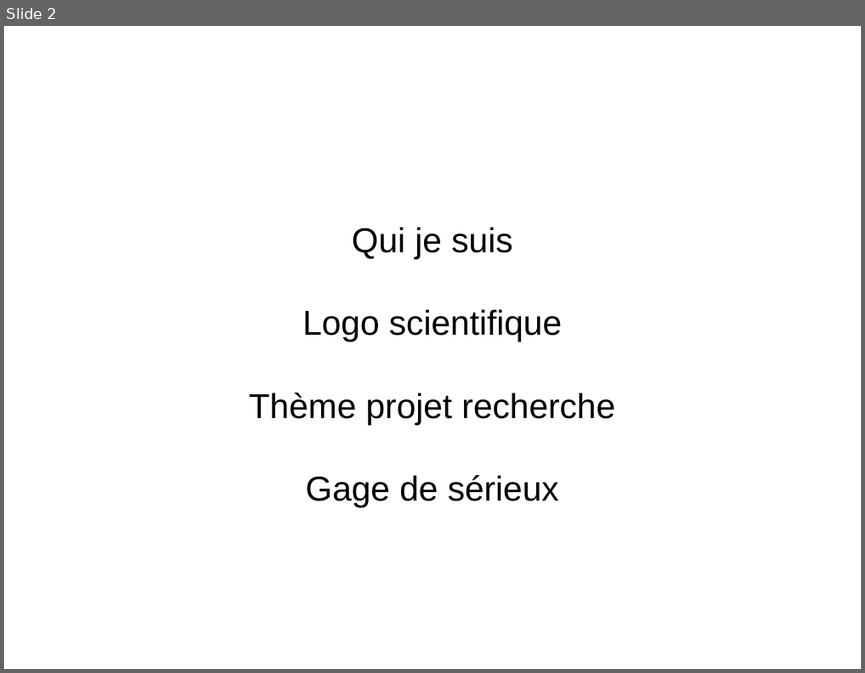
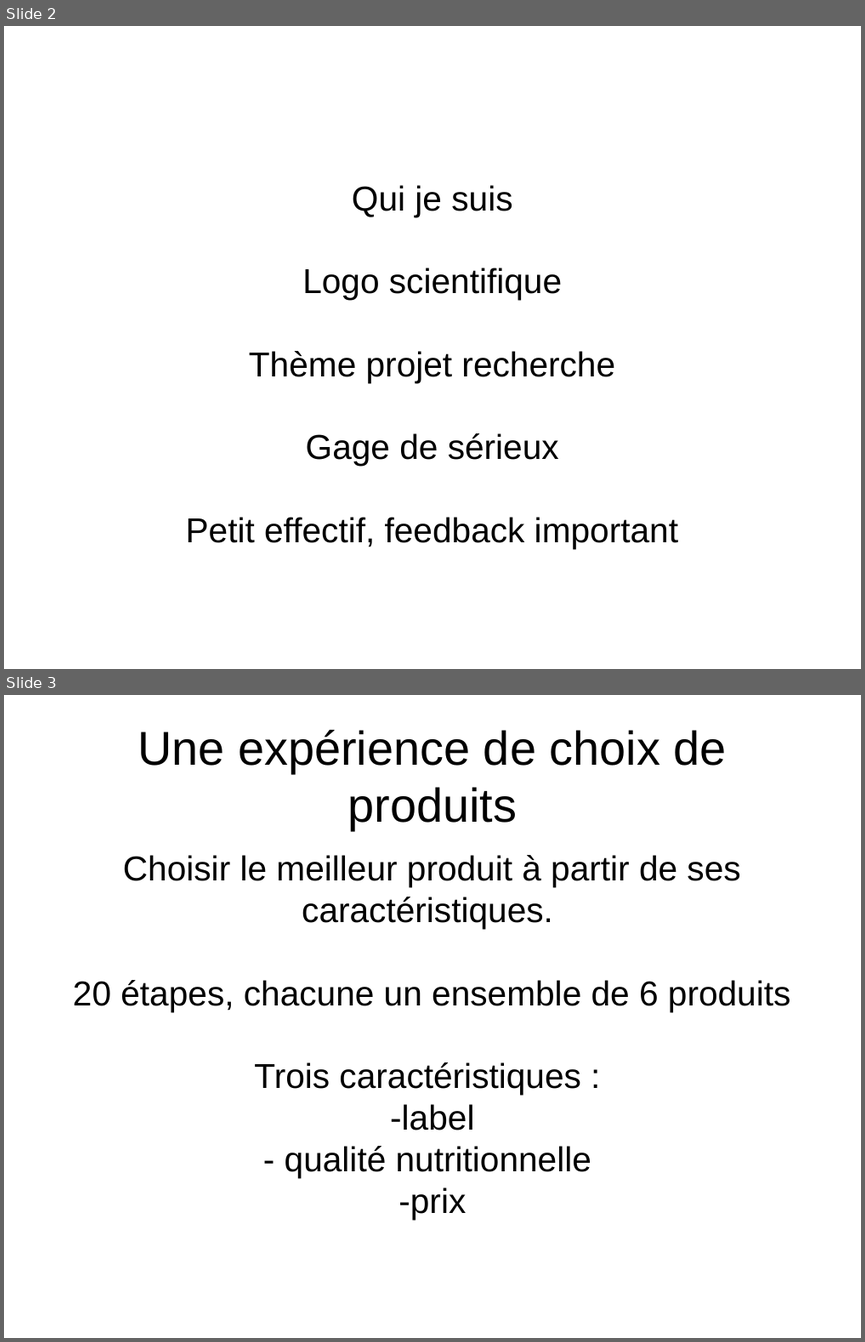
Before and after one commit to DamienMAYAUX/pilot_LEEP_RS, a slide deck: presentation_202105XX.odp. Shown one above the other, each under a label of ours: slide 2 before the commit, slides 2 and 3 after it. The pictures are 865x673 and 865x1342 pixels, drawn with LibreOffice and Linux fonts; fonts in the diff are those of the drawing. Boxes give left, top, right and bottom in pixels: in the first picture for what was removed or moved away, otherwise in the second. Text is boxed around its words. In the diff, an @@ line names an element or a change of style, - is before the commit and + after.

```diff
--- a/presentation_202105XX.odp
+++ b/presentation_202105XX.odp
@@ slide 3 added at (4, 695, 861, 1338), background #FFFFFF @@
@@ title added at (137, 730, 726, 830), 44 pt, text #000000 @@
+Une expérience de choix de produits
@@ subtitle added at (73, 855, 791, 1219), 32 pt, text #000000 @@
+Choisir le meilleur produit à partir de ses caractéristiques.
+20 étapes, chacune un ensemble de 6 produits
+Trois caractéristiques :
+-label
+- qualité nutritionnelle
+-prix
@@ slide 2 changed as well @@
@@ subtitle at (186, 516, 678, 549): paragraph added @@
+Petit effectif, feedback important
```
Also in this commit, not shown: 5 other slides added, 5 slides removed, 28 other files.
